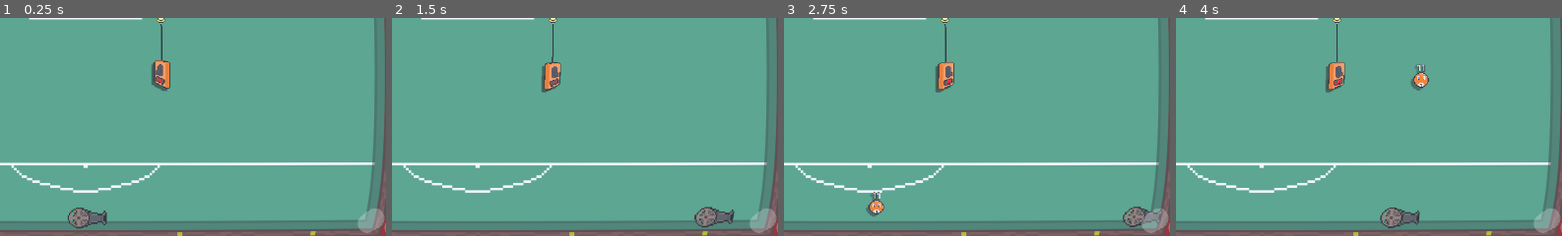
Above: before the commit, frames 1-4 (left to right).
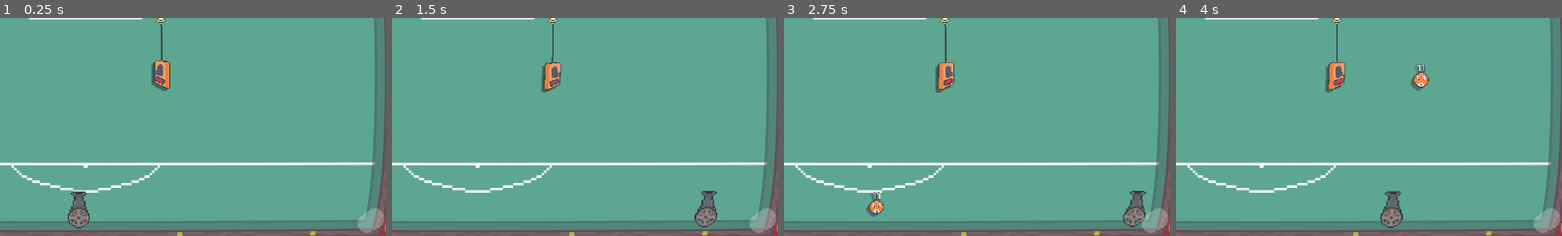
Above: after the commit, the same moments.

Repository: Z3BINI/game-design-final-project
Game: Godot game, scene res://scenes/insane_pool/crazy_pool.tscn
The game is run twice, just before and just after one commit, with the same random seed, the same clock (stepped at 60 frames per second) and the same inputs. The project has no main scene, so this scene is started directly.
Inputs (mouse positions are % of the whole screen's width and height, from its top left):
- Up to frame 1 (0.25 s): no input
- Up to frame 2 (1.5 s): move the mouse to (72, 45) at 0.52 s; hold D (move_right) 0.53-1.28 s; hold E (interact) 0.53-1.28 s; tap Space (jump) at 0.77 s; move the mouse to (30, 55) at 1.27 s; hold S (move_backward) from 1.28 s (still down); click (30, 55) at 1.35 s
- Up to frame 3 (2.75 s): tap Space (jump) at 1.52 s; move the mouse to (60, 28) at 2.02 s; release S (move_backward) at 2.03 s; hold D (move_right) from 2.03 s (still down); hold E (interact) from 2.03 s (still down)
- Up to frame 4 (4 s): move the mouse to (45, 70) at 2.77 s; release D (move_right) at 2.78 s; release E (interact) at 2.78 s; hold W (move_forward) 2.78-3.53 s; click (45, 70) at 2.85 s; tap Space (jump) at 3.02, 3.77 s; move the mouse to (81, 65) at 3.52 s; hold A (move_left) from 3.53 s (still down); hold E (interact) from 3.53 s (still down)
The pictures show only the part of the screen within x 39-89%, y 38-88%; the shares and areas given below are measured in that part.

The runs differ from the first frame. In frame 1, 0.6% of the frame differs, in the area x 17-28%, y 79-97%; in frame 2, 0.6%; in frame 3, 0.5%; in frame 4, 0.6%.

Commit message:
Start player looking north

Diff:
--- a/scripts/insane_pool/player/player.gd
+++ b/scripts/insane_pool/player/player.gd
@@ -7,6 +7,9 @@
 @onready var arms_pivot: Node2D = $ArmsPivot
 
 var x_input_direction : float
+
+func _ready() -> void:
+	arms_pivot.rotation_degrees = -90 # Look up!
 
 func _process(delta: float) -> void:
 	#arms_pivot.look_at(get_global_mouse_position())
